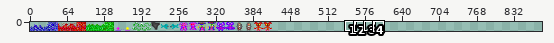
Sprite sheet: techdocs/images/cs4animz.png. Above, an overview of the earlier version with the close-up marked.
Close-up. Old version:
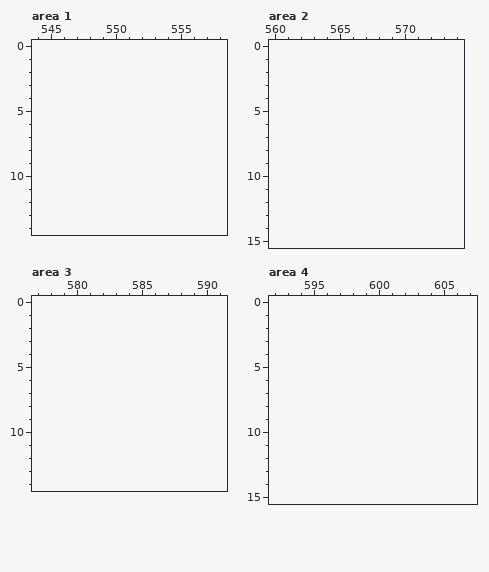
The file is 416x16 pixels. Colours within 5 levels of each other are drawn and written as one. Shown: area 1: x 544..558, y 0..14; area 2: x 560..574, y 0..15; area 3: x 577..591, y 0..14; area 4: x 592..607, y 0..15. The old version is drawn lined up with the new one, on the new canvas. The commit also changed other parts of the picture, which this record leaves out.
Once edited:
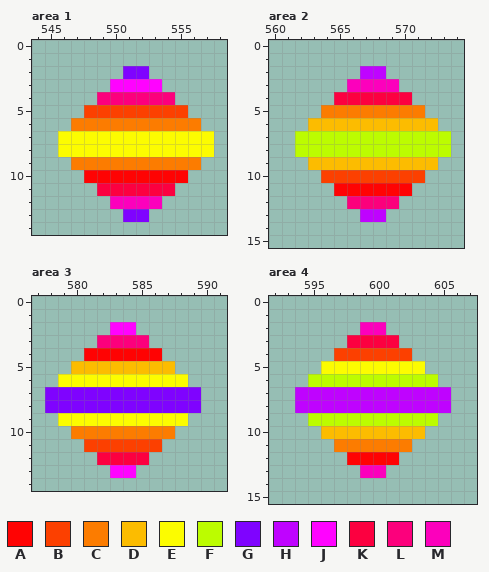
Palette (. is transparent): A #ff0303  B #fc4000  C #fc7c00  D #fcbc00  E #fcfc00  F #bcfc00  G #7f03ff  H #bf03ff  J #ff03ff  K #fc0040  L #fc007c  M #fc00bc
The exact change:
canvas 416x16 -> 880x16
Area 1:
y 2: x 551..552 .. -> GG
y 3: x 550..553 .... -> JJJJ
y 4: x 549..554 ...... -> LLLLLL
y 5: x 548..555 ........ -> BBBBBBBB
y 6: x 547..556 .......... -> CCCCCCCCCC
y 7..8: x 546..557 ............ -> EEEEEEEEEEEE
y 9: x 547..556 .......... -> CCCCCCCCCC
y 10: x 548..555 ........ -> AAAAAAAA
y 11: x 549..554 ...... -> KKKKKK
y 12: x 550..553 .... -> MMMM
y 13: x 551..552 .. -> GG
Area 2:
y 2: x 567..568 .. -> HH
y 3: x 566..569 .... -> MMMM
y 4: x 565..570 ...... -> KKKKKK
y 5: x 564..571 ........ -> CCCCCCCC
y 6: x 563..572 .......... -> DDDDDDDDDD
y 7..8: x 562..573 ............ -> FFFFFFFFFFFF
y 9: x 563..572 .......... -> DDDDDDDDDD
y 10: x 564..571 ........ -> BBBBBBBB
y 11: x 565..570 ...... -> AAAAAA
y 12: x 566..569 .... -> LLLL
y 13: x 567..568 .. -> HH
Area 3:
y 2: x 583..584 .. -> JJ
y 3: x 582..585 .... -> LLLL
y 4: x 581..586 ...... -> AAAAAA
y 5: x 580..587 ........ -> DDDDDDDD
y 6: x 579..588 .......... -> EEEEEEEEEE
y 7..8: x 578..589 ............ -> GGGGGGGGGGGG
y 9: x 579..588 .......... -> EEEEEEEEEE
y 10: x 580..587 ........ -> CCCCCCCC
y 11: x 581..586 ...... -> BBBBBB
y 12: x 582..585 .... -> KKKK
y 13: x 583..584 .. -> JJ
Area 4:
y 2: x 599..600 .. -> MM
y 3: x 598..601 .... -> KKKK
y 4: x 597..602 ...... -> BBBBBB
y 5: x 596..603 ........ -> EEEEEEEE
y 6: x 595..604 .......... -> FFFFFFFFFF
y 7..8: x 594..605 ............ -> HHHHHHHHHHHH
y 9: x 595..604 .......... -> FFFFFFFFFF
y 10: x 596..603 ........ -> DDDDDDDD
y 11: x 597..602 ...... -> CCCCCC
y 12: x 598..601 .... -> AAAA
y 13: x 599..600 .. -> MM
Where, in picture pixels (left, top, right, bottom), the same in both close-ups:
added: (58, 66, 214, 222)
added: (295, 66, 451, 222)
added: (45, 322, 201, 478)
added: (295, 322, 451, 478)
